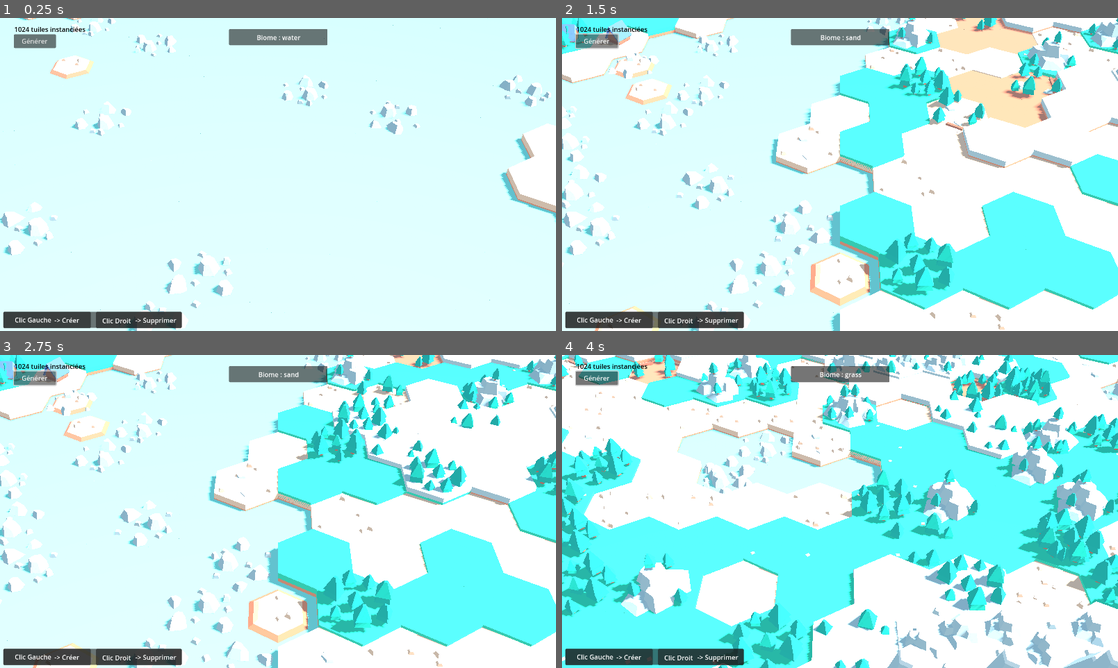
Above: before the commit, frames 1-4 (two rows, left to right).
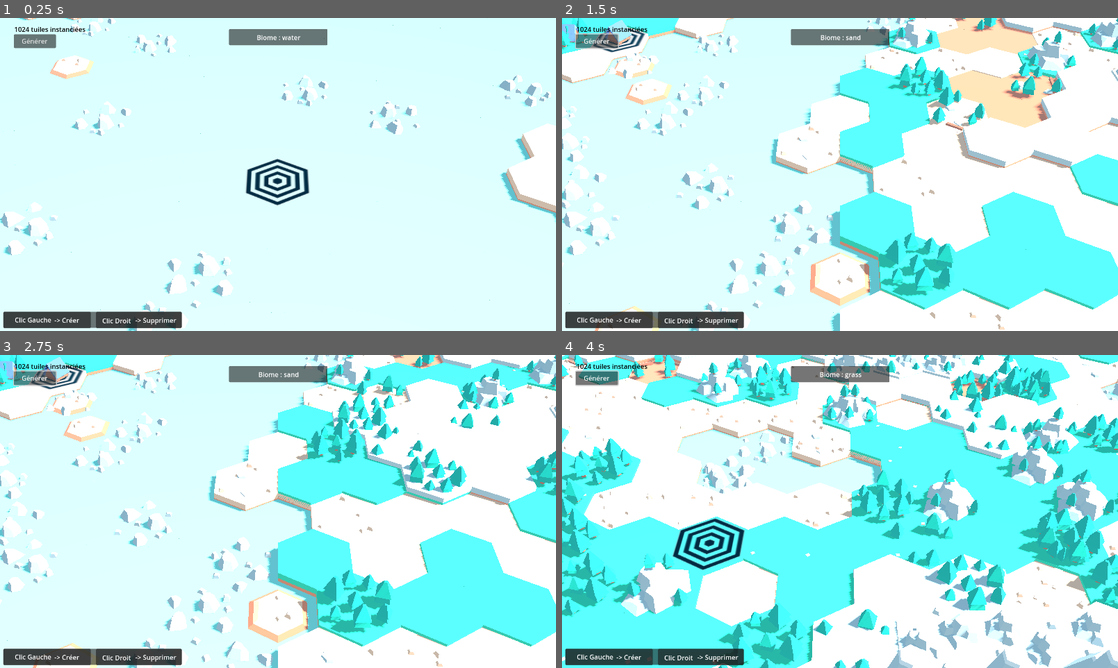
Above: after the commit, the same moments.

Repository: thibault60000/hexagon-godot-4
Game: Godot game, scene res://main.tscn
Two runs of this game, one before a commit and one after it. Both use one fixed random seed, a clock stepped at 60 frames per second and the inputs below.
Inputs (mouse positions are in pixels of both pictures, inside the frame that each line leads up to):
- Up to frame 1 (0.25 s): no input
- Up to frame 2 (1.5 s): click "Générer" at 0.5 s; click "Générer" at 1.25 s
- Up to frame 3 (2.75 s): click "Générer" at 2 s
- Up to frame 4 (4 s): tap Enter at 2.75 s; move the mouse to (962, 495) at 2.77 s; hold S (camera_down) 2.78-3.53 s; move the mouse to (728, 527) at 3.52 s; tap A (camera_left) at 3.6 s

The runs differ from the first frame. In frame 1, 0.9% of the frame differs, in the area x 44-56%, y 45-60%; in frame 2, 0.2%; in frame 3, 0.2%; in frame 4, 1.0%, in the area x 19-33%, y 52-69%.

Commit message:
Fix slector

Diff:
--- a/Scripts/player.gd
+++ b/Scripts/player.gd
@@ -104,7 +104,6 @@
 	ray_query.from = ray_from
 	ray_query.to = ray_to
 	var intersection = space_state.intersect_ray(ray_query)
-
 	if (intersection and intersection["collider"] and intersection["collider"] is StaticBody3D):
 		if intersection.has("position"):
 			var static_body: StaticBody3D = intersection["collider"]
@@ -126,9 +125,9 @@
 
 func set_selector_position(static_body):
 	selector.visible = true
-	var tile_position = static_body.get_parent_node_3d().position
-	print("tile_position ", tile_position)
-	selector.position = Vector3(tile_position.x,tile_position.y + 1, tile_position.z)
+	var tile_position = static_body.get_parent().get_parent().position
+
+	selector.position = Vector3(tile_position.x,tile_position.y +0.43, tile_position.z)
 
 func action_build(static_body, intersection):
 	if Input.is_action_just_pressed("click"):
--- a/project.godot
+++ b/project.godot
@@ -22,6 +22,7 @@
 
 window/size/viewport_width=1360
 window/size/viewport_height=768
+mouse_cursor/custom_image="res://mouse.png"
 
 [gui]
 
Binary file added: mouse.png
Not shown, added: mouse.png.import
